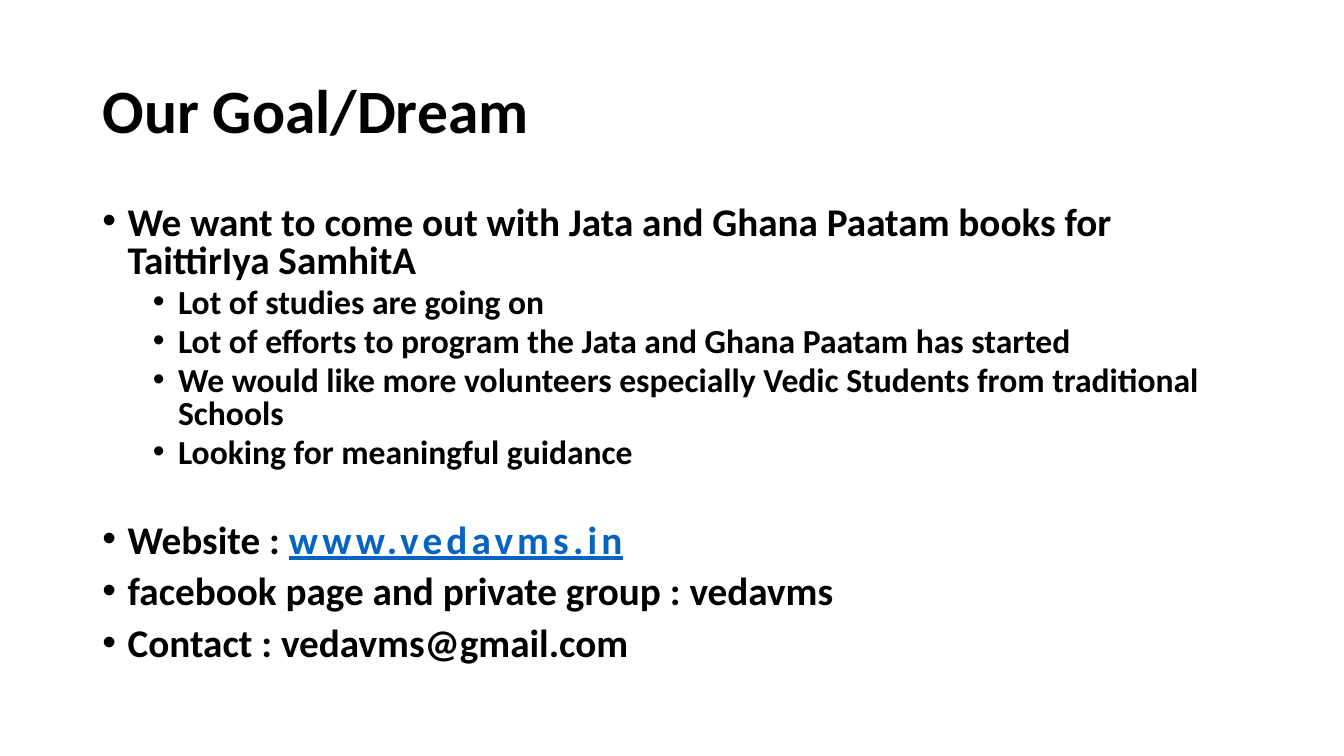
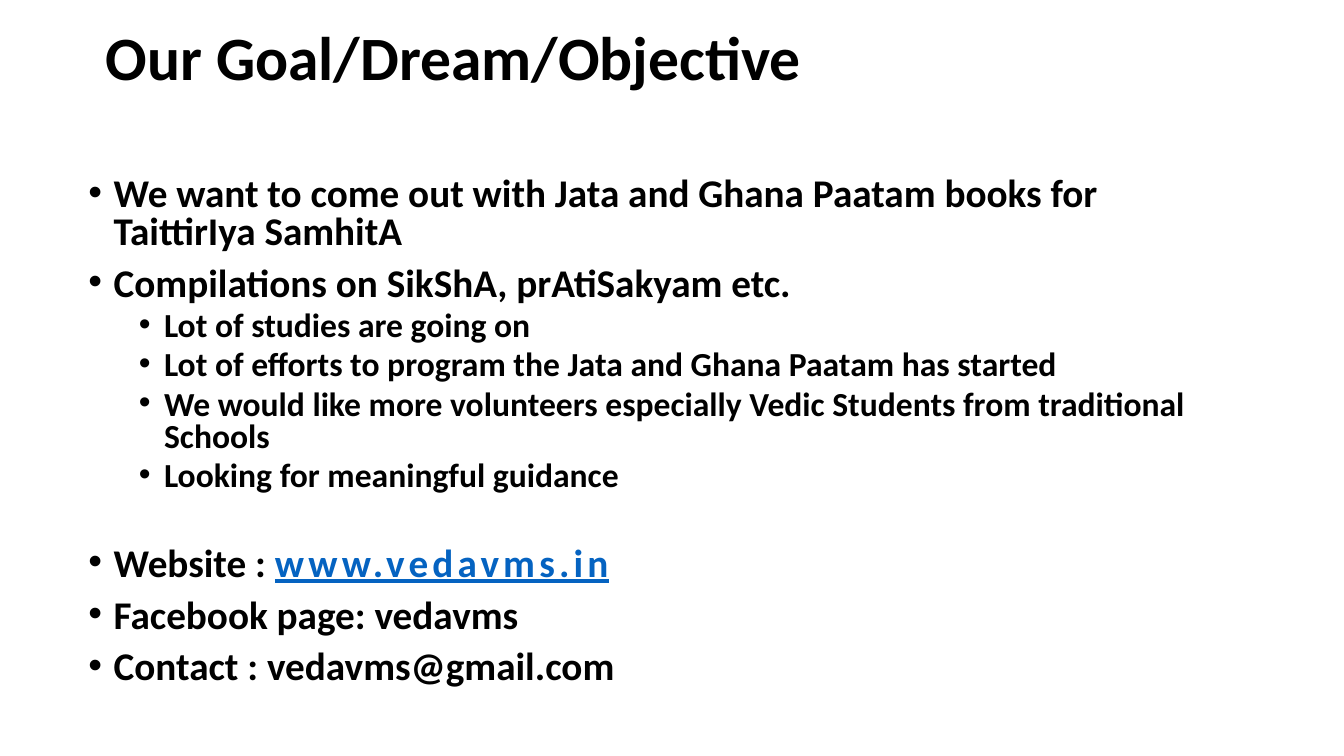
Before and after one commit to KYVeda/texts, a slide deck: slide 5 of Veda Lectures/Veda VMS Introduction.pptx. Drawn at 1344x756 pixels with LibreOffice and Linux fonts; fonts in the diff are those of the drawing. Boxes give left, top, right and bottom in pixels: in the first picture for what was removed or moved away, otherwise in the second. Text is boxed around its words. In the diff, an @@ line names an element or a change of style, - is before the commit and + after.

```diff
--- a/Veda Lectures/Veda VMS Introduction.pptx
+++ b/Veda Lectures/Veda VMS Introduction.pptx
@@ title at (106,36,801,91): text changed @@
-Our Goal/Dream
+Our Goal/Dream/Objective
@@ text "We want to come out ...": place and size @@
-text "We want to come out ..." at (128,208,1198,664)
+text "We want to come out ..." at (114,179,1184,687)
@@ text at (114,269,790,303): paragraph added @@
+• Compilations on SikShA, prAtiSakyam etc.
@@ text at (114,601,519,636): text changed @@
-• facebook page and private group : vedavms
+• Facebook page: vedavms
```
Also in this commit, not shown: 4 other slides changed, 8 other files.
